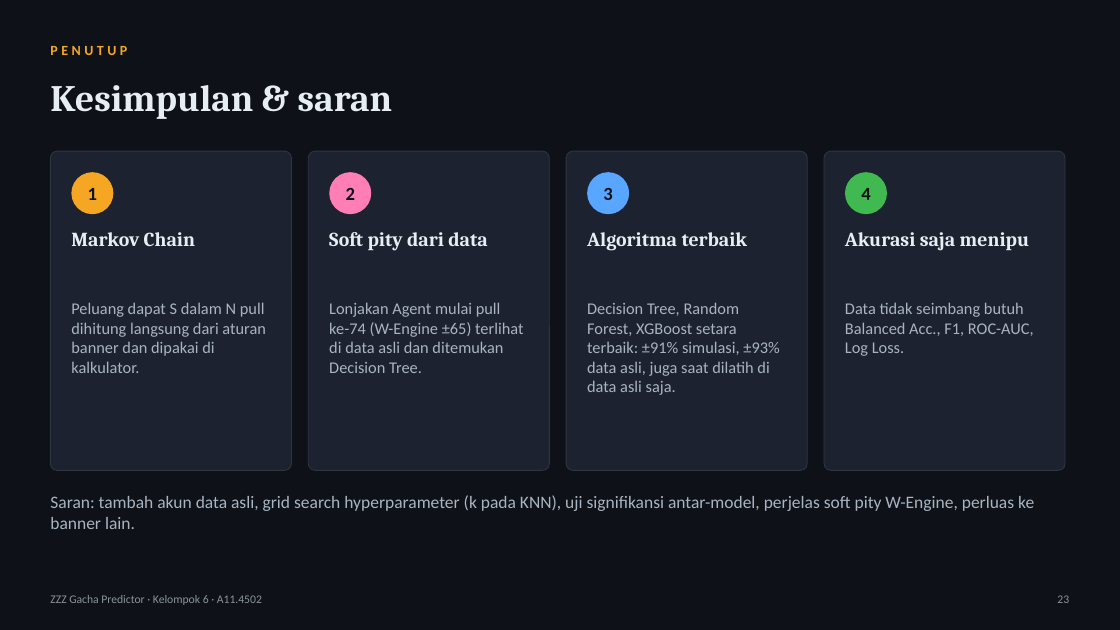
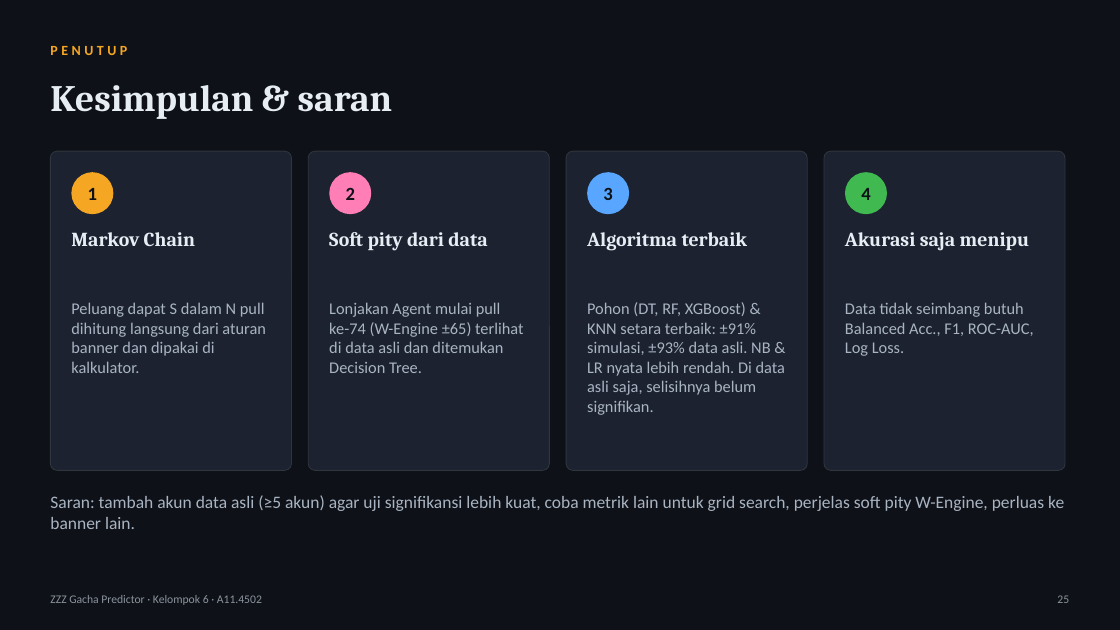
Before and after one commit to tehgeii/project-data-mining, a slide deck: slide 25 of docs/tugas/UAS_Slide_Kelompok6_A11.4502.pptx (slide 23 before the commit). Drawn at 1120x630 pixels with LibreOffice and Linux fonts; fonts in the diff are those of the drawing. Boxes give left, top, right and bottom in pixels: in the first picture for what was removed or moved away, otherwise in the second. Text is boxed around its words. In the diff, an @@ line names an element or a change of style, - is before the commit and + after.

Commit message:
Tambah grid search, uji signifikansi, dan tab pola soft pity
- Hyperparameter keenam algoritma dipilih dengan GridSearchCV (GroupKFold
  4-fold) pada 100 akun simulasi tambahan yang tidak dipakai untuk evaluasi.
  Pada eksperimen data asli, grid search diulang di dalam setiap fold
  (nested cross-validation).
- Uji t berpasangan terkoreksi (Nadeau & Bengio, 2003) terhadap model
  berakurasi tertinggi, termasuk penanda bila beberapa model seri.
- Halaman Perbandingan Algoritma: tab "Pola soft pity", tabel uji
  signifikansi, hyperparameter hasil grid search, dan pengaruh grid search
  pada data asli.
- Proposal, laporan, dan slide kini membaca tabel serta angka hasil langsung
  dari models/report.json (rep.js); subbab teori baru 2.7, Bab IV disusun
  ulang (hasil grid search dan uji signifikansi), grafik dan tangkapan layar
  dibuat ulang.
- LAPORAN.md, README, dan tanya jawab di PANDUAN_PENGUMPULAN disesuaikan.

```diff
--- a/docs/tugas/UAS_Slide_Kelompok6_A11.4502.pptx
+++ b/docs/tugas/UAS_Slide_Kelompok6_A11.4502.pptx
@@ text at (587, 302, 785, 415): text changed @@
-Decision Tree, Random Forest, XGBoost setara terbaik: ±91% simulasi, ±93% data asli, juga saat dilatih di data asli saja.
+Pohon (DT, RF, XGBoost) & KNN setara terbaik: ±91% simulasi, ±93% data asli. NB & LR nyata lebih rendah. Di data asli saja, selisihnya belum signifikan.
@@ text at (50, 495, 1064, 529): text changed @@
-Saran: tambah akun data asli, grid search hyperparameter (k pada KNN), uji signifikansi antar-model, perjelas soft pity W-Engine, perluas ke banner lain.
+Saran: tambah akun data asli (≥5 akun) agar uji signifikansi lebih kuat, coba metrik lain untuk grid search, perjelas soft pity W-Engine, perluas ke banner lain.
@@ text at (1057, 595, 1069, 603): text changed @@
-23
+25
```
Also in this commit, not shown: 8 other slides changed, 2 slides added, 25 other files.
